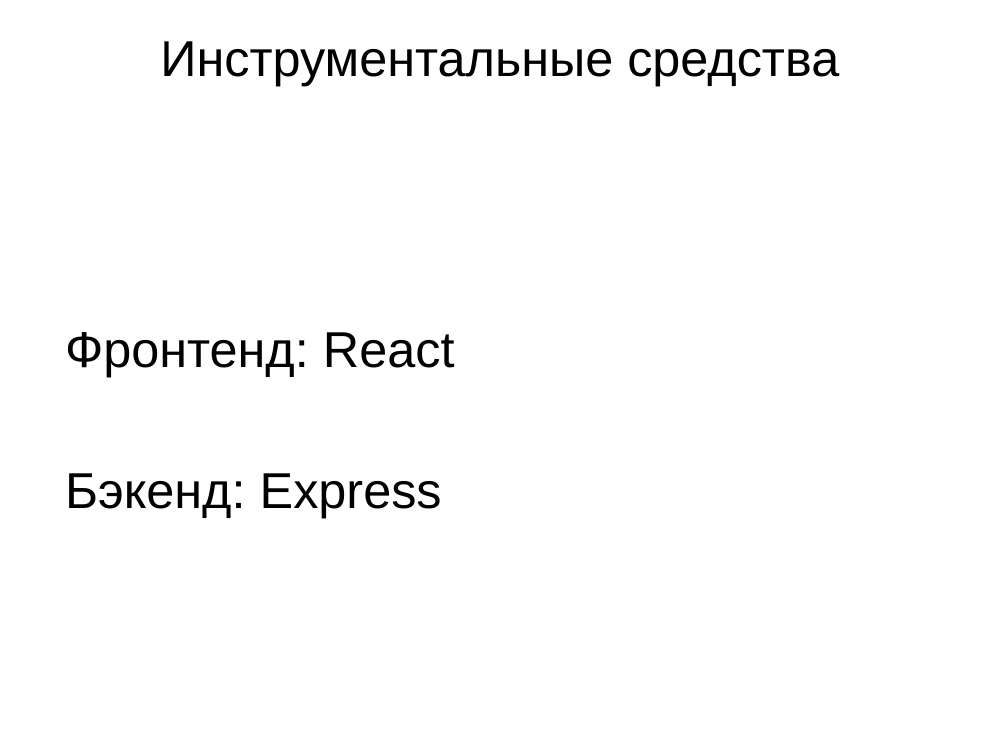
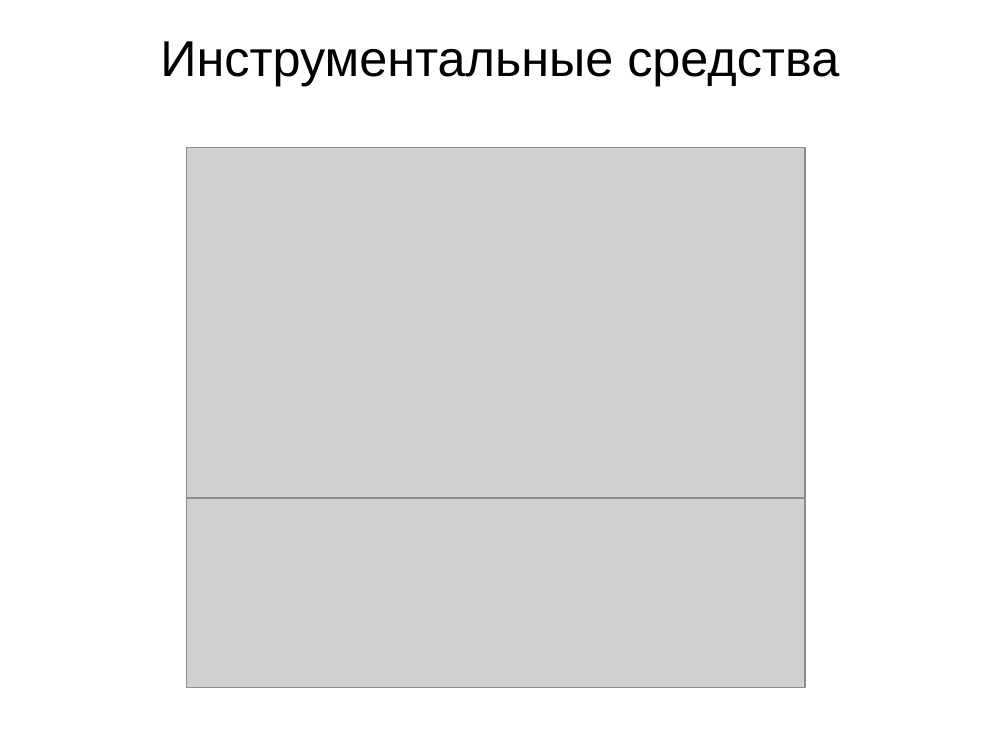
Before and after one commit to vadimgilka/-arRatingWebsite, a slide deck: slide 13 of Documentation/My documentation/Predzashita_Gailevich.pptx (slide 15 before the commit). Drawn at 1008x756 pixels with LibreOffice and Linux fonts; fonts in the diff are those of the drawing; grey boxes stand for pictures. Boxes give left, top, right and bottom in pixels: in the first picture for what was removed or moved away, otherwise in the second. Text is boxed around its words. In the diff, an @@ line names an element or a change of style, - is before the commit and + after.

```diff
--- a/Documentation/My documentation/Predzashita_Gailevich.pptx
+++ b/Documentation/My documentation/Predzashita_Gailevich.pptx
@@ picture added at (186, 148, 805, 498) @@
@@ subtitle removed at (65, 332, 455, 518) @@
-Фронтенд: React
-Бэкенд: Express
@@ picture added at (186, 498, 805, 687) @@
```
Also in this commit, not shown: 8 other slides changed, 1 slide added, 3 slides removed.
